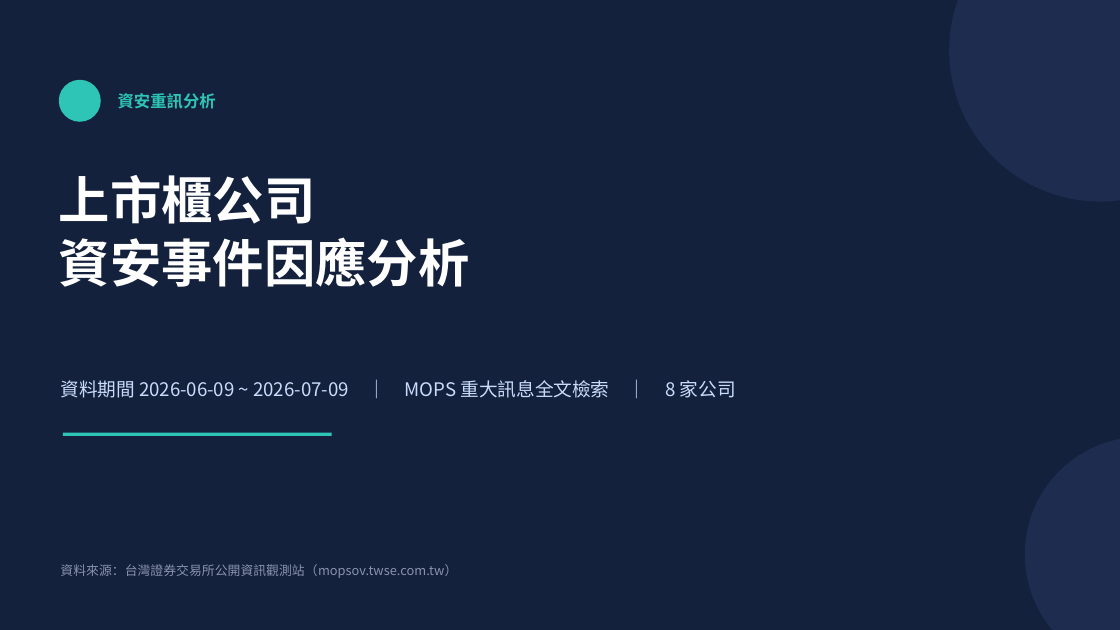
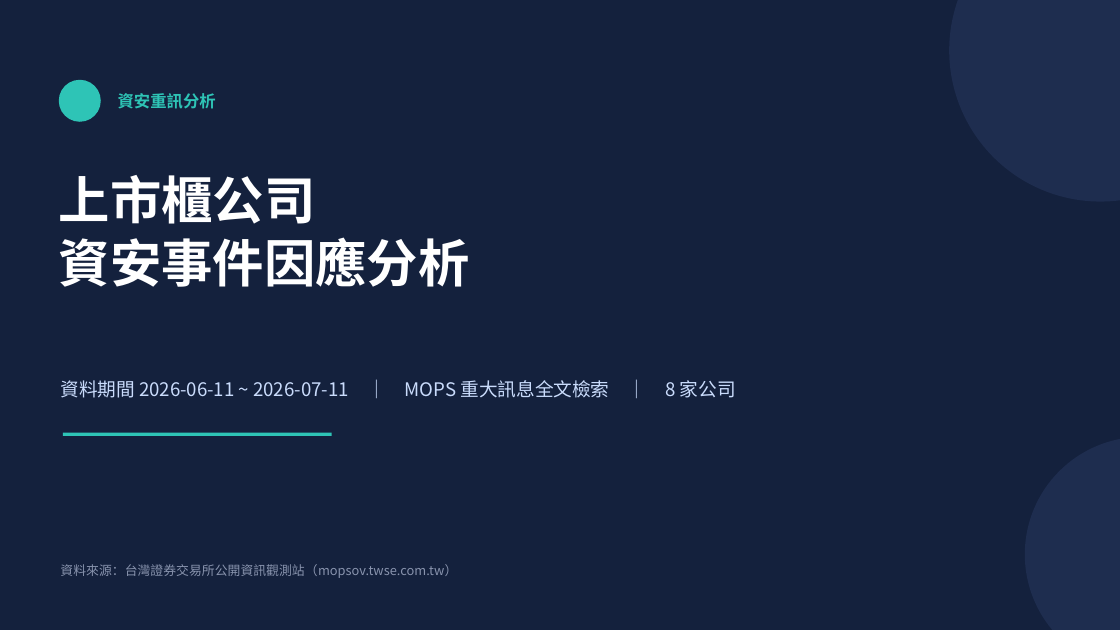
Before and after one commit to Johnnylin77/mops-isec-monitor, a slide deck: slide 1 of 資安事件因應分析.pptx. Drawn at 1120x630 pixels with LibreOffice and Linux fonts; fonts in the diff are those of the drawing. Boxes give left, top, right and bottom in pixels: in the first picture for what was removed or moved away, otherwise in the second. Text is boxed around its words. In the diff, an @@ line names an element or a change of style, - is before the commit and + after.

Commit message:
MOPS report: 2026-07-11

```diff
--- a/資安事件因應分析.pptx
+++ b/資安事件因應分析.pptx
@@ text at (x1=60, y1=380, x2=736, y2=398): text changed @@
-資料期間 2026-06-09 ~ 2026-07-09 ｜ MOPS 重大訊息全文檢索 ｜ 8 家公司
+資料期間 2026-06-11 ~ 2026-07-11 ｜ MOPS 重大訊息全文檢索 ｜ 8 家公司
```
Also in this commit, not shown: 2 other files.
